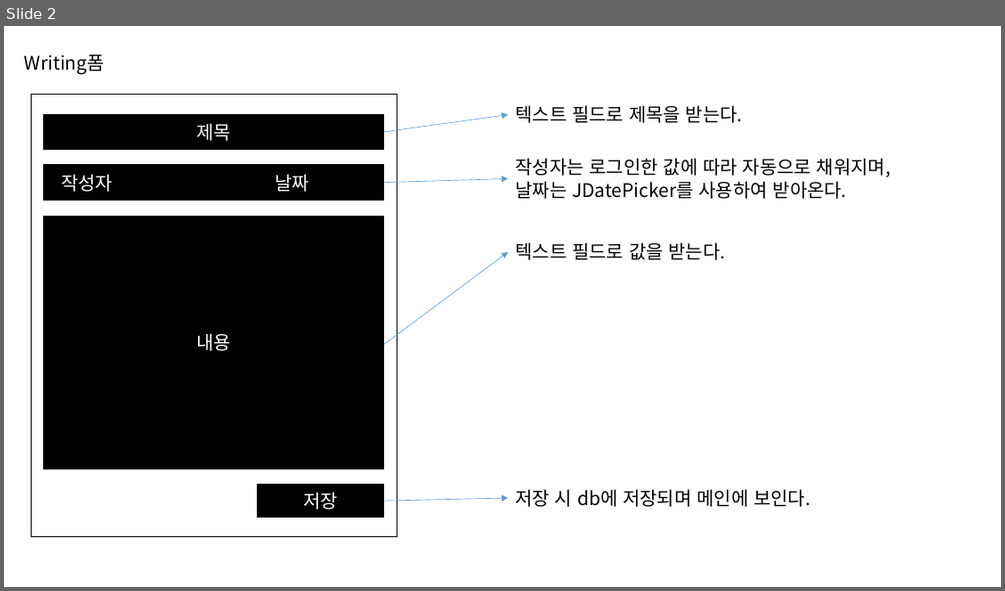
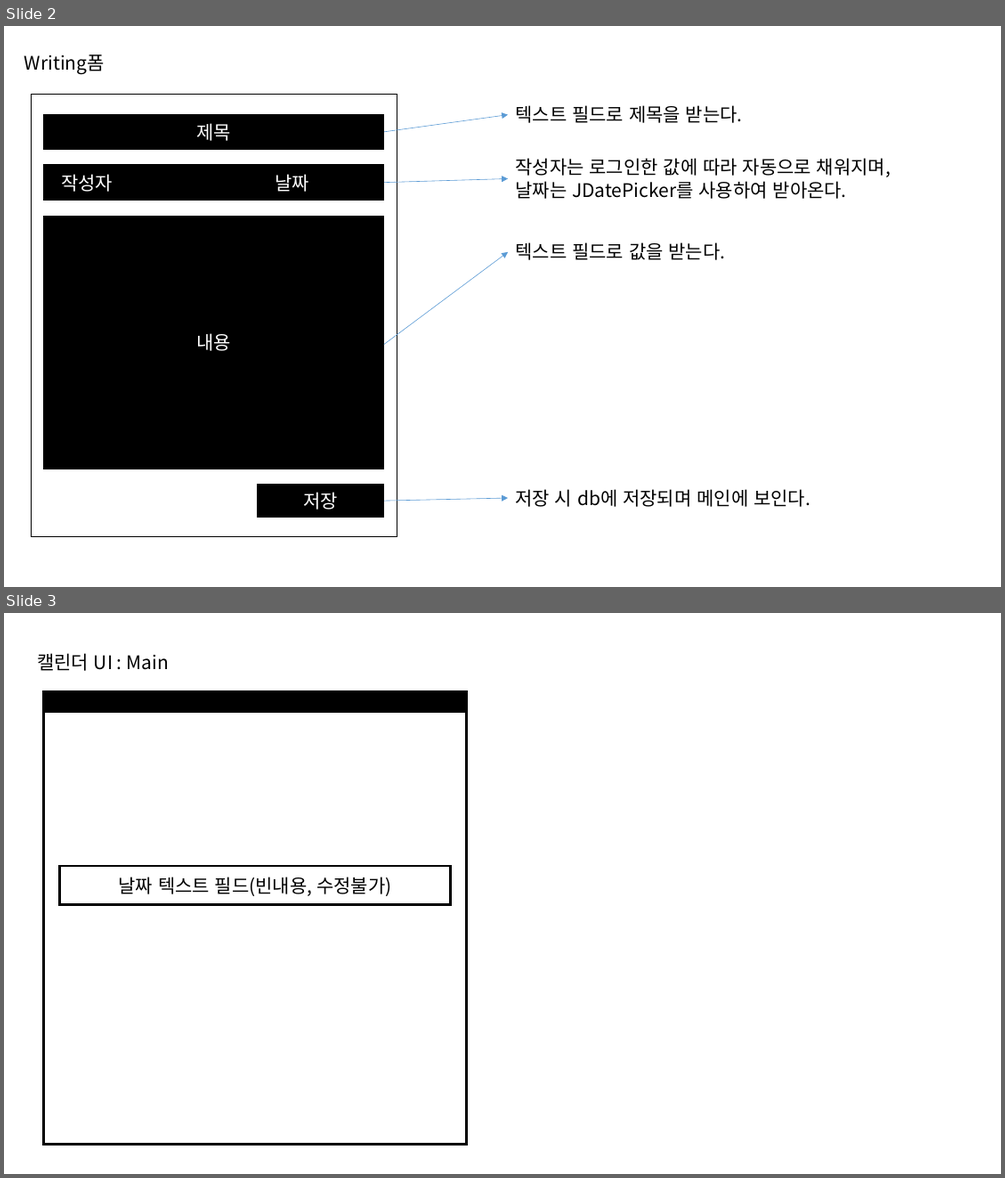
Before and after one commit to ifksj05/JSwingProjcet, a slide deck: GHAS_bulletinBoard/프로토타입.pptx. Shown one above the other, each under a label of ours: slide 2 before the commit, slides 2 and 3 after it. The pictures are 1005x591 and 1005x1178 pixels, drawn with LibreOffice and Linux fonts; fonts in the diff are those of the drawing. Boxes give left, top, right and bottom in pixels: in the first picture for what was removed or moved away, otherwise in the second. Text is boxed around its words. In the diff, an @@ line names an element or a change of style, - is before the commit and + after.

```diff
--- a/GHAS_bulletinBoard/프로토타입.pptx
+++ b/GHAS_bulletinBoard/프로토타입.pptx
@@ slide 3 added at (4,613,1001,1174), background #FFFFFF @@
@@ text added at (37,653,168,671), 18 pt, text #000000 @@
+캘린더 UI : Main
@@ rectangle added at (44,692,467,1144), fill #FFFFFF, outline #000000 2.25 pt @@
@@ rectangle added at (44,692,467,712), fill #000000, outline #000000 2.25 pt @@
@@ rectangle added at (59,866,451,905), fill #FFFFFF, outline #000000 2.25 pt, 18 pt, text #000000 @@
+날짜 텍스트 필드(빈내용, 수정불가)
```
Also in this commit, not shown: 1 other slide added, 14 other files.
